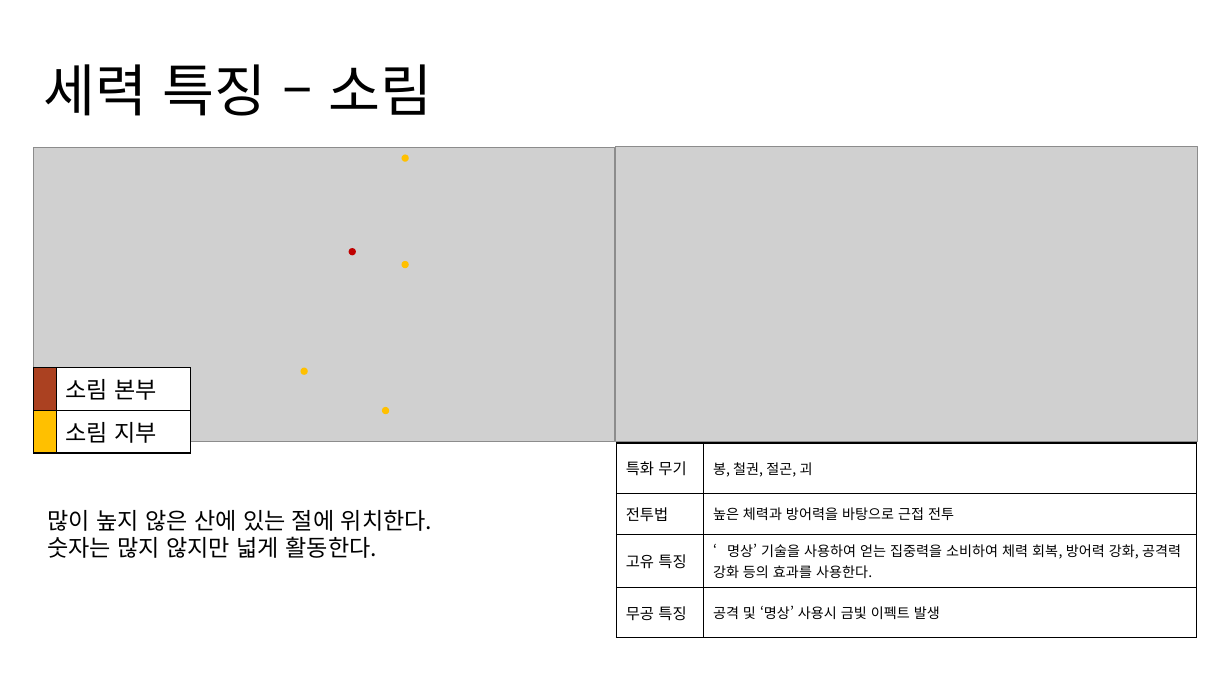
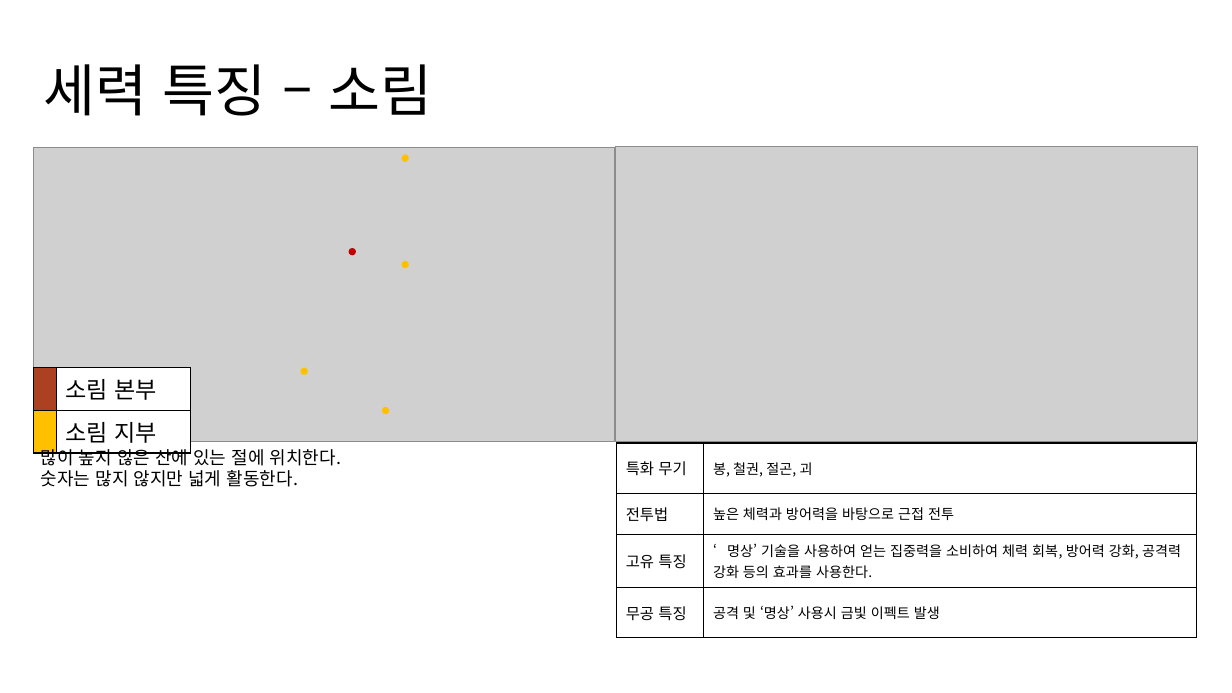
Before and after one commit to yjk0401/unityenginebasic_9th, a slide deck: slide 9 of 기획/세력 기획서.pptx (slide 8 before the commit). Drawn at 1232x693 pixels with LibreOffice and Linux fonts; fonts in the diff are those of the drawing; grey boxes stand for pictures. Boxes give left, top, right and bottom in pixels: in the first picture for what was removed or moved away, otherwise in the second. Text is boxed around its words. In the diff, an @@ line names an element or a change of style, - is before the commit and + after.

```diff
--- a/기획/세력 기획서.pptx
+++ b/기획/세력 기획서.pptx
@@ text "많이 높지 않은 산에 있는 ...": place and size @@
-text "많이 높지 않은 산에 있는 ..." at [47, 510, 432, 558]
+text "많이 높지 않은 산에 있는 ..." at [41, 445, 342, 487]
@@ text "많이 높지 않은 산에 있는 ..." at [41, 445, 342, 487]: size 18 to 14 pt @@
```
Also in this commit, not shown: 12 other slides changed, 4 slides added, 4 other files.
